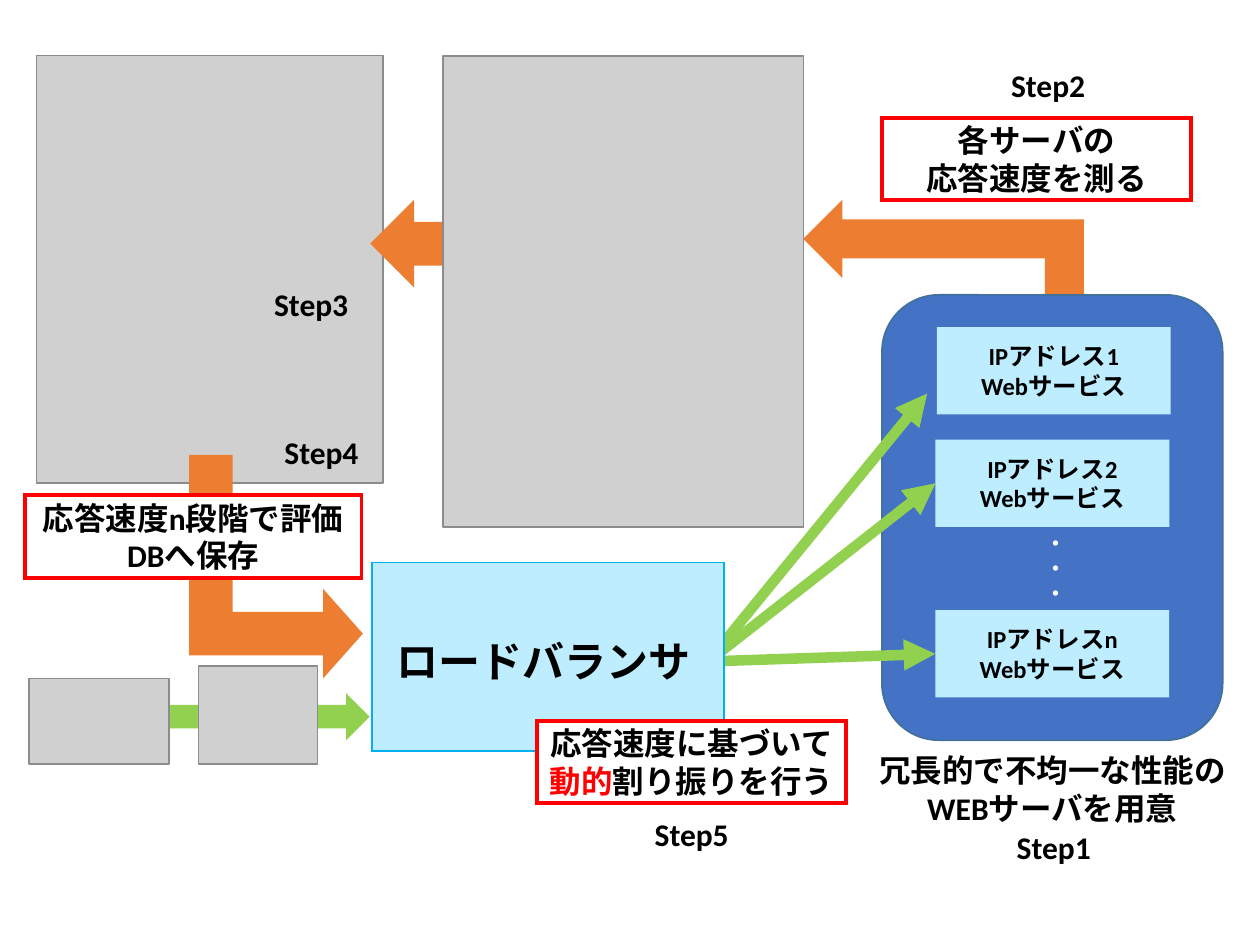
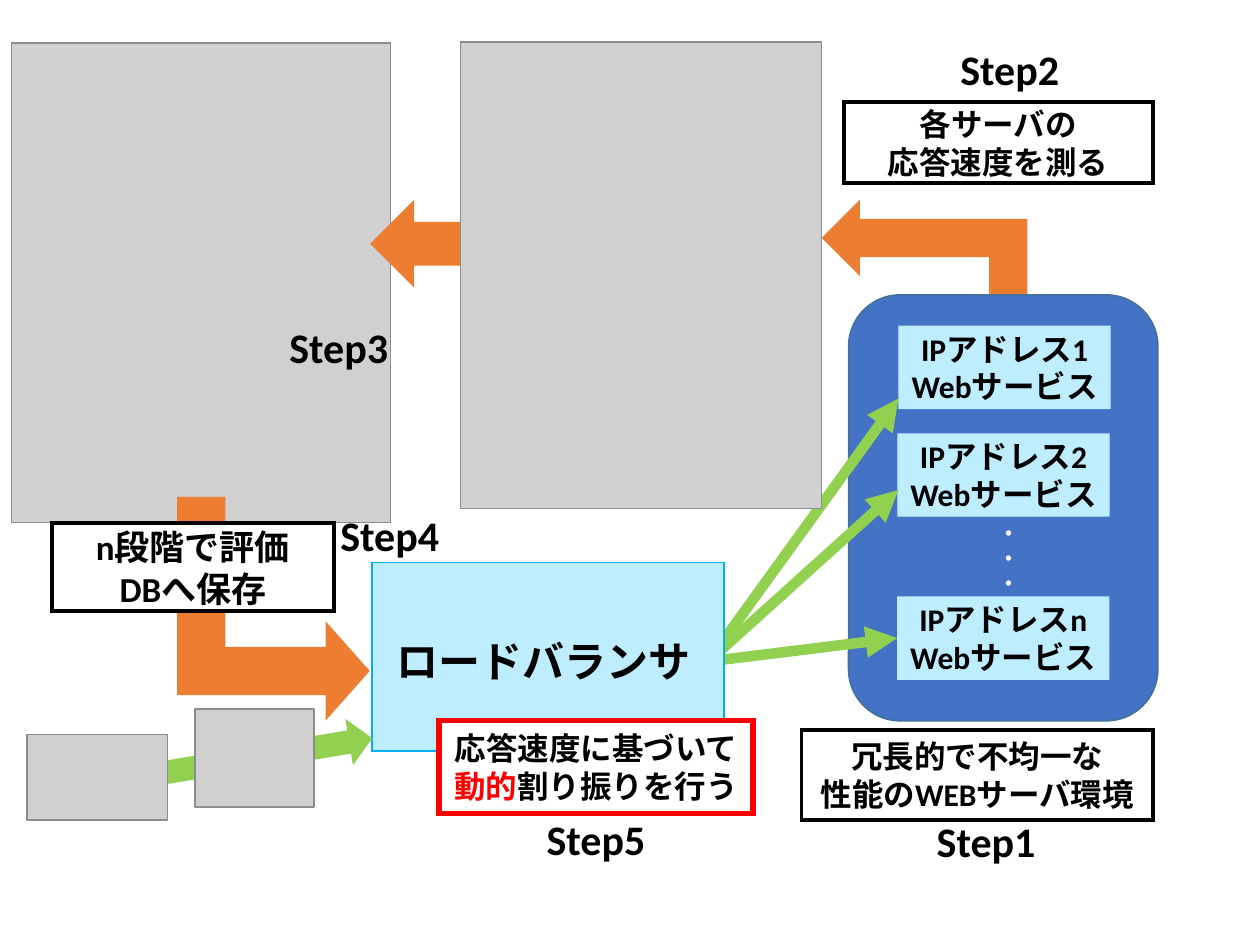
Before and after one commit to kait-takanolab/1821086_matsuo_thesis, a slide deck: slide 2 of meeting/1821086_matsuo_Chart.pptx (slide 3 before the commit). Drawn at 1260x945 pixels with LibreOffice and Linux fonts; fonts in the diff are those of the drawing; grey boxes stand for pictures. Boxes give left, top, right and bottom in pixels: in the first picture for what was removed or moved away, otherwise in the second. Text is boxed around its words. In the diff, an @@ line names an element or a change of style, - is before the commit and + after.

```diff
--- a/meeting/1821086_matsuo_Chart.pptx
+++ b/meeting/1821086_matsuo_Chart.pptx
@@ picture: place and size @@
-picture at box(37, 55, 383, 483)
+picture at box(11, 43, 391, 523)
@@ picture: place and size @@
-picture at box(444, 55, 804, 527)
+picture at box(460, 42, 822, 508)
@@ text "Step2": place and size @@
-text "Step2" at box(1011, 76, 1085, 102)
+text "Step2" at box(960, 57, 1059, 92)
@@ rectangle "各サーバの 応答速度を測る": place and size @@
-rectangle "各サーバの 応答速度を測る" at box(882, 118, 1191, 200)
+rectangle "各サーバの 応答速度を測る" at box(844, 102, 1153, 184)
@@ rectangle "各サーバの 応答速度を測る" at box(844, 102, 1153, 184): outline #FF0000 2.25 pt to #000000 2.25 pt @@
@@ bent up arrow: place and size @@
-bent up arrow at box(803, 200, 1084, 356)
+bent up arrow at box(822, 200, 1027, 353)
@@ rounded rectangle: place and size @@
-rounded rectangle at box(882, 295, 1222, 740)
+rounded rectangle at box(849, 295, 1158, 721)
@@ text "Step3": place and size @@
-text "Step3" at box(274, 295, 348, 321)
+text "Step3" at box(289, 335, 388, 370)
@@ rectangle "IPアドレス1": place and size @@
-rectangle "IPアドレス1" at box(937, 328, 1172, 415)
+rectangle "IPアドレス1" at box(898, 325, 1110, 408)
@@ arrow moved from (708, 662) - (927, 393) to (708, 662) - (898, 398) @@
@@ rectangle "IPアドレス2": place and size @@
-rectangle "IPアドレス2" at box(935, 440, 1169, 527)
+rectangle "IPアドレス2" at box(897, 433, 1109, 517)
@@ bent up arrow: place and size @@
-bent up arrow at box(188, 455, 362, 679)
+bent up arrow at box(177, 497, 370, 721)
@@ arrow moved from (708, 662) - (935, 484) to (708, 662) - (898, 490) @@
@@ rectangle "n段階で評価 DBへ保存" at box(52, 523, 333, 611): outline #FF0000 2.25 pt to #000000 2.25 pt @@
@@ rectangle "n段階で評価 DBへ保存": place and size @@
-rectangle "n段階で評価 DBへ保存" at box(25, 495, 362, 578)
+rectangle "n段階で評価 DBへ保存" at box(52, 523, 333, 611)
@@ text in rectangle at box(96, 531, 290, 611): text changed; size 18 to 20 pt @@
-応答速度n段階で評価
-DBへ保存
+n段階で評価
+DBへ保存
@@ size 18 to 24 pt in 5 elements at box(960, 57, 1059, 92), box(289, 335, 388, 370), box(937, 829, 1036, 864), box(547, 827, 646, 862), box(340, 516, 439, 558) @@
@@ text "Step4": place and size @@
-text "Step4" at box(284, 443, 358, 469)
+text "Step4" at box(340, 516, 439, 558)
@@ text "・": place and size @@
-text "・" at box(1046, 540, 1067, 596)
+text "・" at box(999, 530, 1020, 586)
@@ size 14 to 18 pt in 3 elements at box(898, 325, 1110, 408), box(897, 433, 1109, 517), box(897, 596, 1109, 679) @@
@@ rectangle "IPアドレスn": place and size @@
-rectangle "IPアドレスn" at box(935, 610, 1169, 697)
+rectangle "IPアドレスn" at box(897, 596, 1109, 679)
@@ arrow moved from (708, 662) - (935, 654) to (708, 662) - (897, 638) @@
@@ right arrow at box(140, 715, 376, 799): rotation 0 to 350 degrees @@
@@ picture: place and size @@
-picture at box(198, 665, 316, 764)
+picture at box(195, 709, 314, 808)
@@ picture: place and size @@
-picture at box(29, 678, 169, 764)
+picture at box(26, 735, 166, 820)
@@ rectangle "応答速度に基づいて 動的割り振りを行う": place and size @@
-rectangle "応答速度に基づいて 動的割り振りを行う" at box(537, 721, 845, 803)
+rectangle "応答速度に基づいて 動的割り振りを行う" at box(438, 721, 752, 814)
@@ rectangle "応答速度に基づいて 動的割り振りを行う" at box(438, 721, 752, 814): outline #FF0000 2.25 pt to #FF0000 3 pt @@
@@ rectangle "冗長的で不均一な 性能のWEBサーバ環境": place and size @@
-rectangle "冗長的で不均一な 性能のWEBサーバ環境" at box(879, 755, 1225, 823)
+rectangle "冗長的で不均一な 性能のWEBサーバ環境" at box(801, 731, 1153, 820)
@@ rectangle "冗長的で不均一な 性能のWEBサーバ環境" at box(801, 731, 1153, 820): vertical alignment top to middle; fill none to #FFFFFF; outline none to #000000 2.25 pt @@
@@ text in rectangle at box(821, 741, 1134, 809): text changed @@
-冗長的で不均一な性能の
-WEBサーバを用意
+冗長的で不均一な
+性能のWEBサーバ環境
@@ text "Step5": place and size @@
-text "Step5" at box(655, 825, 729, 851)
+text "Step5" at box(547, 827, 646, 862)
@@ text "Step1": place and size @@
-text "Step1" at box(1017, 838, 1091, 864)
+text "Step1" at box(937, 829, 1036, 864)
```
Also in this commit, not shown: 3 slides added, 3 other files.
